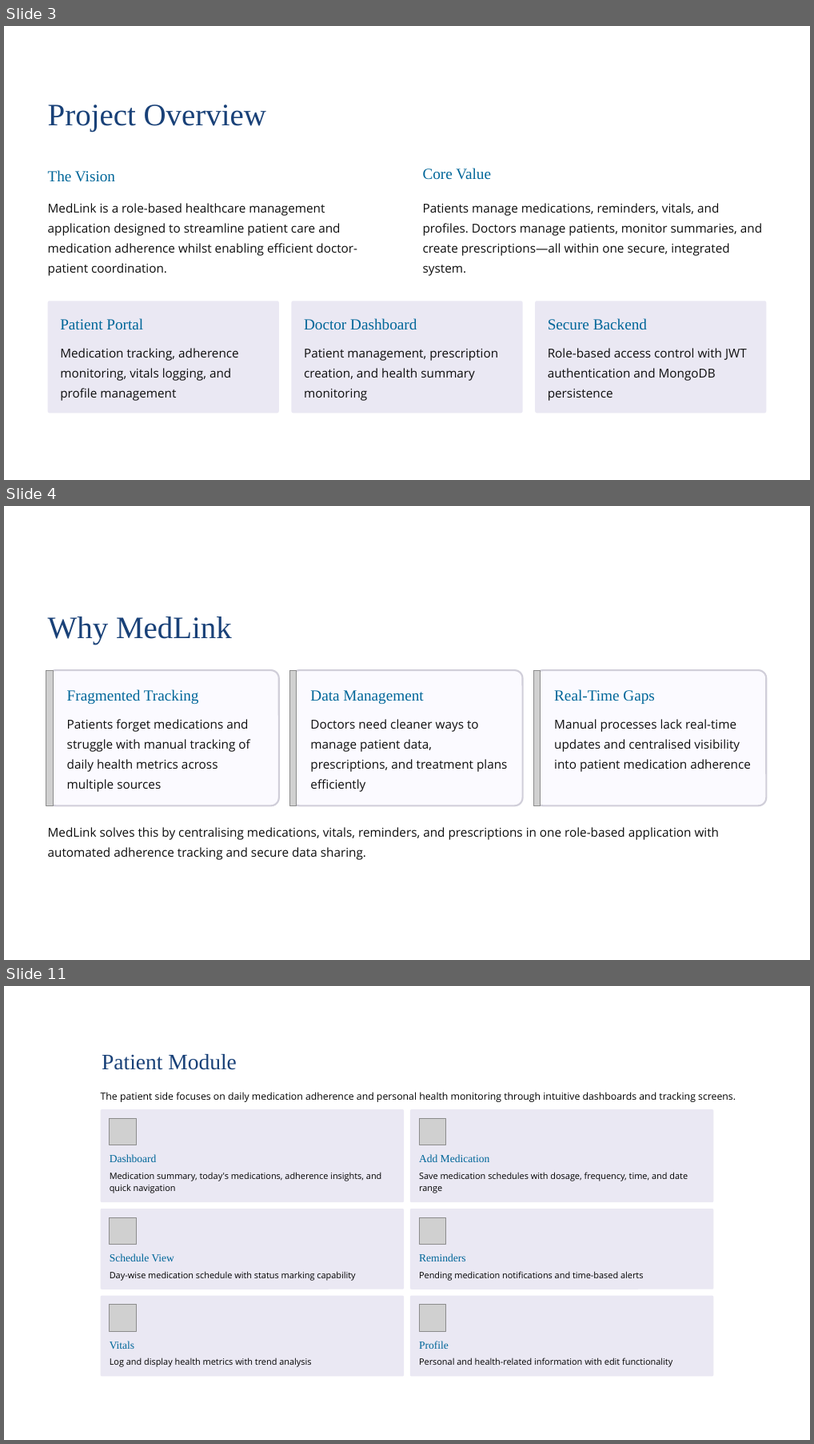
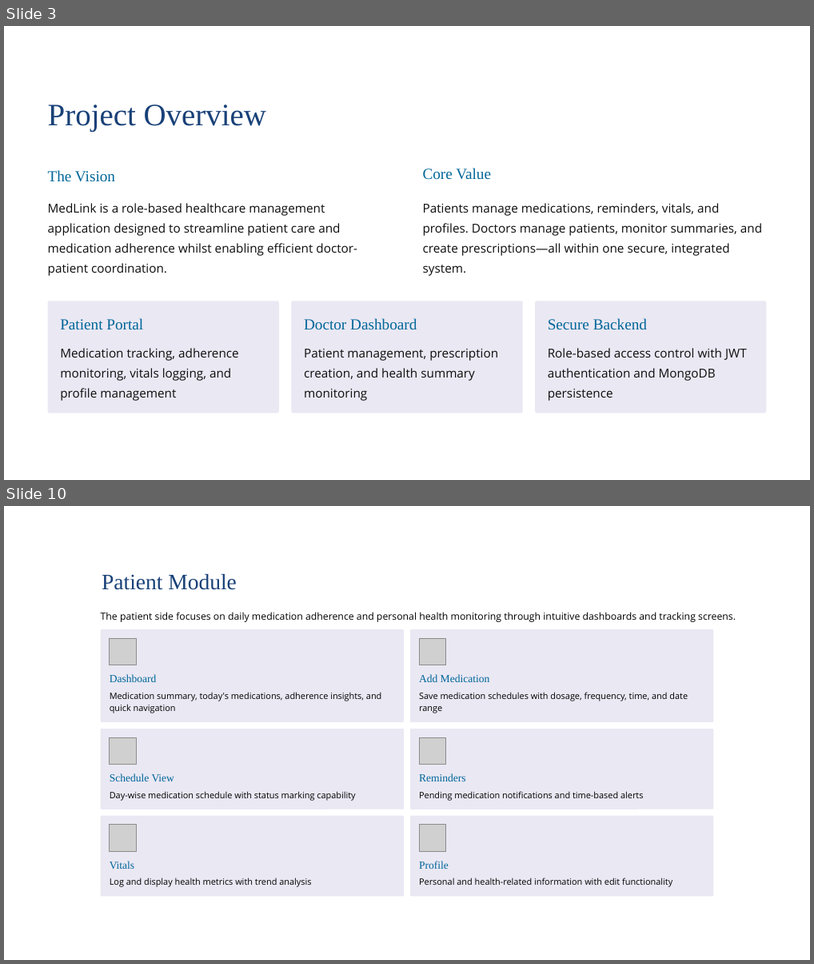
Before and after one commit to nagaraman500-stack/medlink-project, a slide deck: ppt/Medlink PPT.pptx. Shown one above the other, each under a label of ours: slides 3, 4 and 11 before the commit, slides 3 and 10 after it; the slides between them are not shown. The pictures are 814x1444 and 814x964 pixels, drawn with LibreOffice and Linux fonts; fonts in the diff are those of the drawing; grey boxes stand for pictures; background and template pictures are left out. Boxes give left, top, right and bottom in pixels: in the first picture for what was removed or moved away, otherwise in the second. Text is boxed around its words. In the diff, an @@ line names an element or a change of style, - is before the commit and + after.

```diff
--- a/ppt/Medlink PPT.pptx
+++ b/ppt/Medlink PPT.pptx
@@ slide 4 removed at box(4, 506, 810, 960), background picture (left out) @@
@@ text removed at box(48, 616, 232, 644) @@
-Why MedLink
@@ picture removed at box(46, 670, 52, 806) @@
@@ rounded rectangle removed at box(48, 670, 279, 806) @@
@@ picture removed at box(290, 670, 296, 806) @@
@@ rounded rectangle removed at box(292, 670, 523, 806) @@
@@ picture removed at box(534, 670, 540, 806) @@
@@ rounded rectangle removed at box(535, 670, 766, 806) @@
@@ text removed at box(67, 689, 199, 704) @@
-Fragmented Tracking
@@ text removed at box(310, 690, 423, 704) @@
-Data Management
@@ text removed at box(554, 689, 655, 704) @@
-Real-Time Gaps
@@ text removed at box(67, 719, 250, 792) @@
-Patients forget medications and struggle with manual tracking of daily health metrics across multiple sources
@@ text removed at box(310, 719, 507, 792) @@
-Doctors need cleaner ways to manage patient data, prescriptions, and treatment plans efficiently
@@ text removed at box(554, 719, 751, 772) @@
-Manual processes lack real-time updates and centralised visibility into patient medication adherence
@@ text removed at box(48, 827, 720, 860) @@
-MedLink solves this by centralising medications, vitals, reminders, and prescriptions in one role-based application with automated adherence tracking and secure data sharing.
@@ what was slide 11 is now slide 10 @@
```
Also in this commit, not shown: 3 slides changed, 4 slides added, 10 other slides removed.
